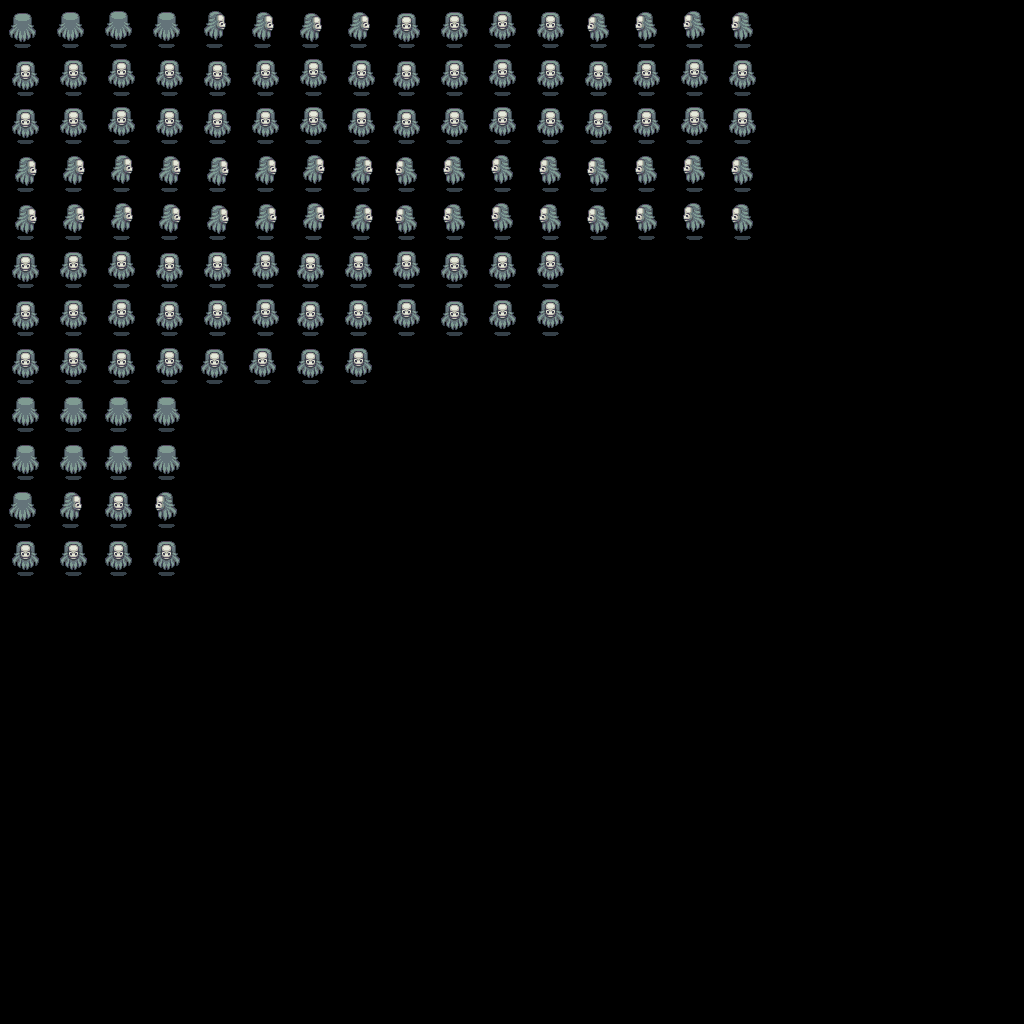
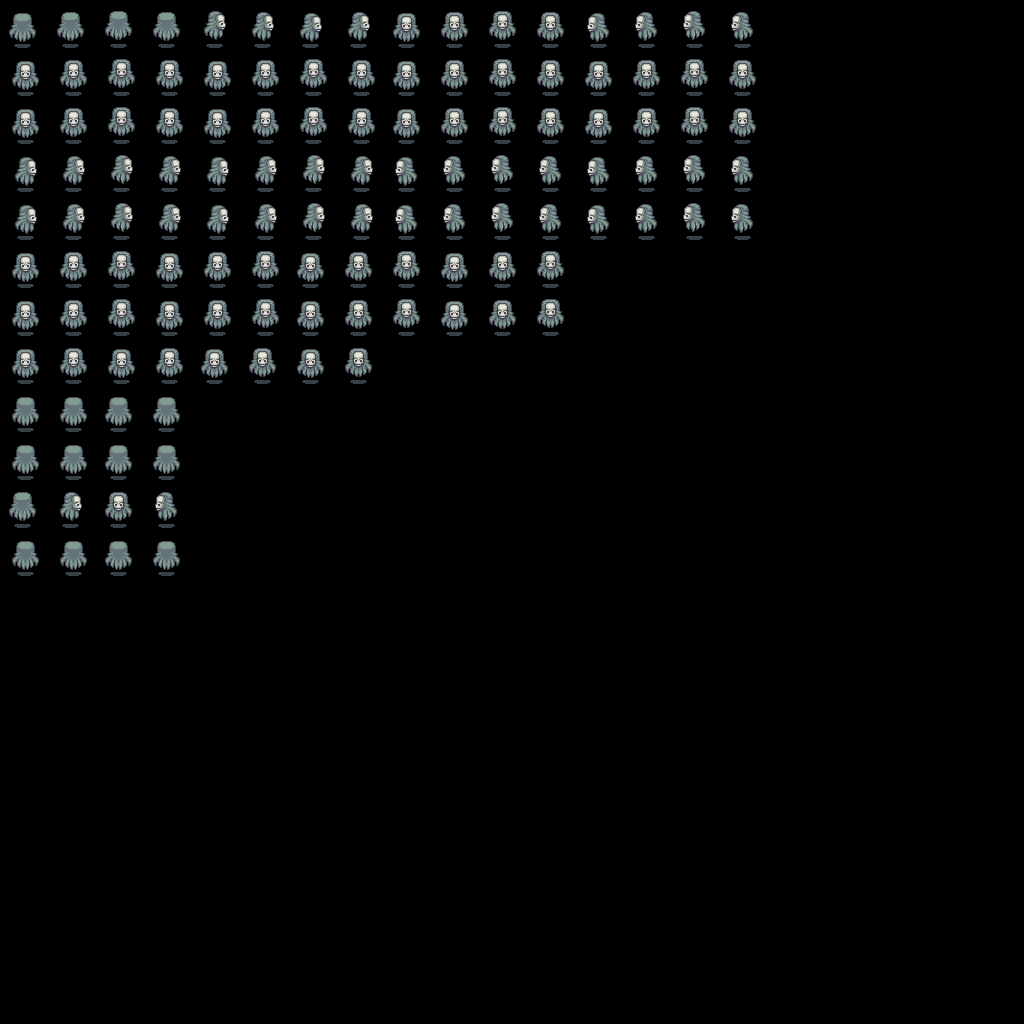
Before/after of a 1024x1024 layered artwork. What changed in the layer stack:
painted on "Character" over [left=19, top=544, right=173, bottom=567]
